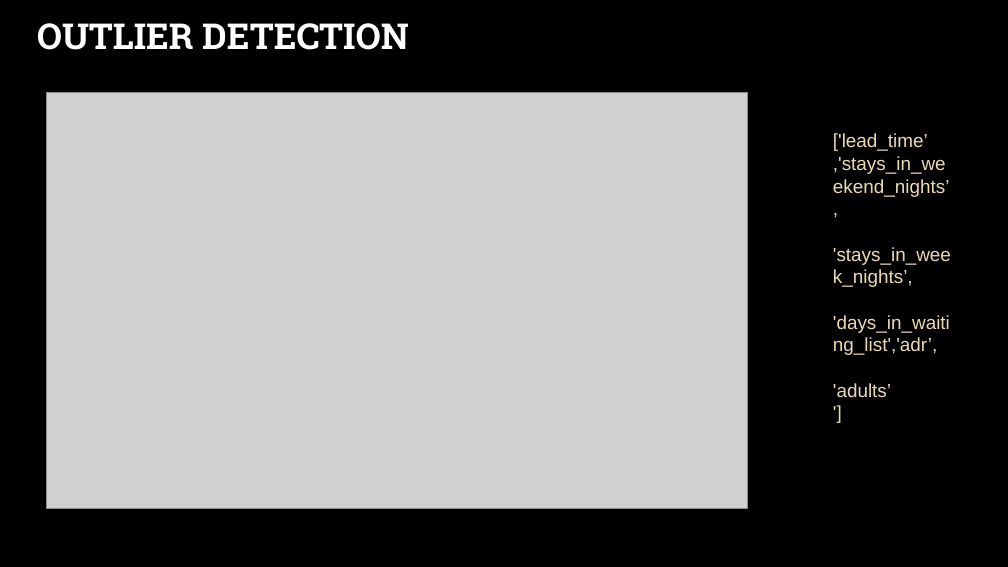
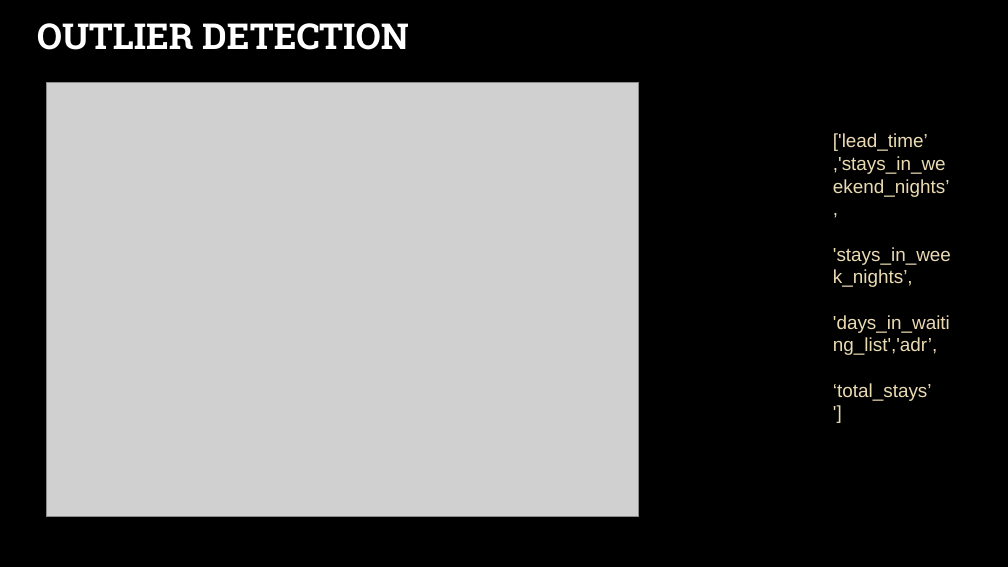
Before and after one commit to lakshay170/hotel_capstone, a slide deck: slide 3 of Hotel capstone.pptx. Drawn at 1008x567 pixels with LibreOffice and Linux fonts; fonts in the diff are those of the drawing; grey boxes stand for pictures; background and template pictures are left out. Boxes give left, top, right and bottom in pixels: in the first picture for what was removed or moved away, otherwise in the second. Text is boxed around its words. In the diff, an @@ line names an element or a change of style, - is before the commit and + after.

```diff
--- a/Hotel capstone.pptx
+++ b/Hotel capstone.pptx
@@ picture: place and size @@
-picture at bbox=[46, 93, 747, 509]
+picture at bbox=[46, 82, 639, 517]
@@ text at bbox=[833, 383, 932, 401]: text changed @@
-'adults’
+‘total_stays’
```
Also in this commit, not shown: 1 other slide changed, 3 slides added, 1 slide removed, 1 other file.
